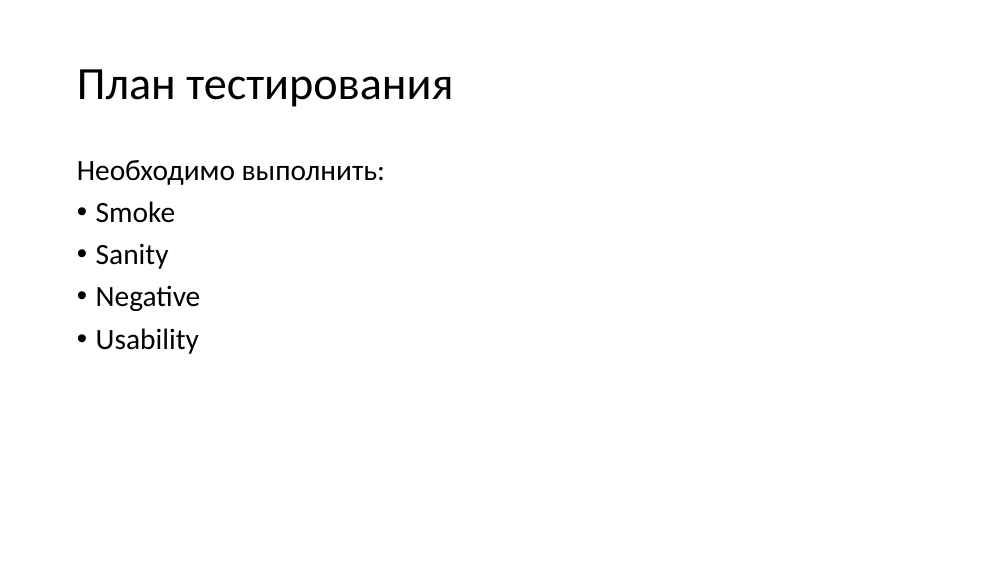
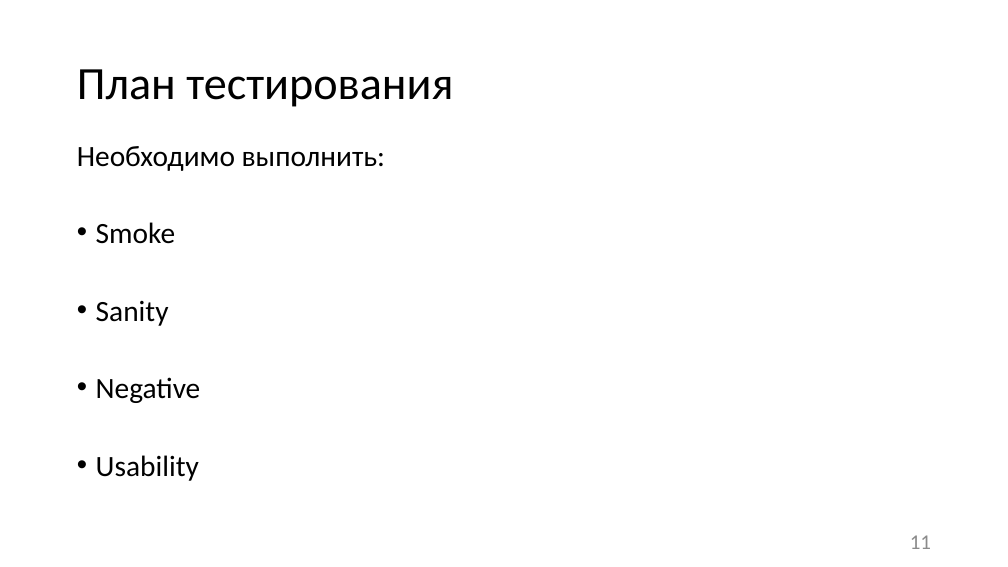
Before and after one commit to liza-dobrynina/MyCosts, a slide deck: slide 11 of Документация/Презентация.pptx. Drawn at 1008x567 pixels with LibreOffice and Linux fonts; fonts in the diff are those of the drawing. Boxes give left, top, right and bottom in pixels: in the first picture for what was removed or moved away, otherwise in the second. Text is boxed around its words. In the diff, an @@ line names an element or a change of style, - is before the commit and + after.

```diff
--- a/Документация/Презентация.pptx
+++ b/Документация/Презентация.pptx
@@ text "Необходимо выполнить:": place and size @@
-text "Необходимо выполнить:" at box(77, 160, 385, 354)
+text "Необходимо выполнить:" at box(77, 146, 385, 481)
@@ text "Необходимо выполнить:" at box(77, 146, 385, 481): line spacing 0.9 to 0.8; line spacing 0.9 to 1.9 @@
@@ page number added at box(910, 535, 931, 549), 20 pt, text #8C8C8C @@
+11
```
Also in this commit, not shown: 14 other slides changed, 1 slide added, 2 slides removed.
